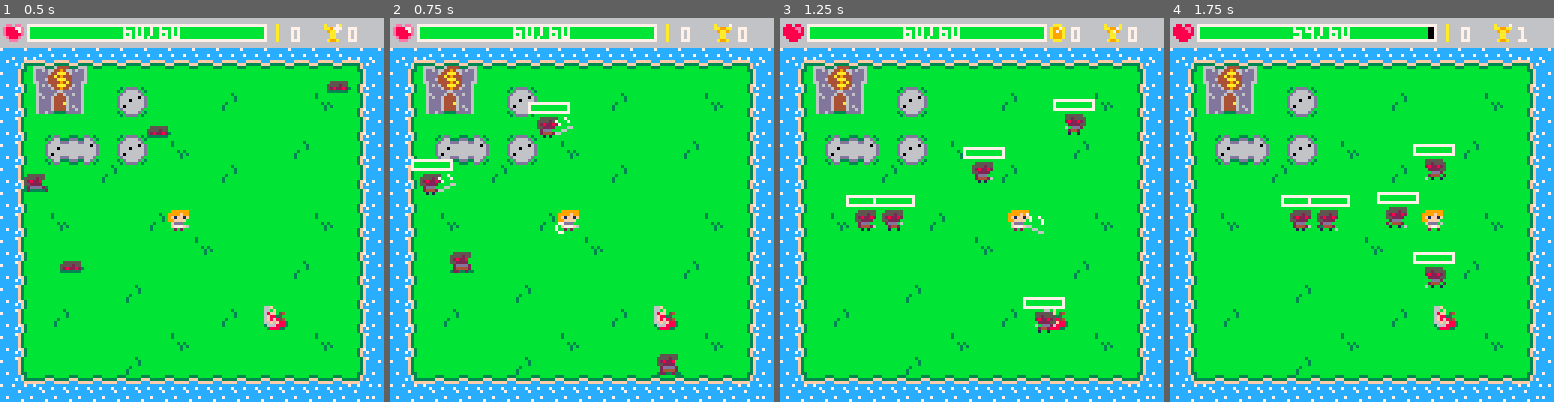
Above: before the commit, frames 1-4 (left to right).
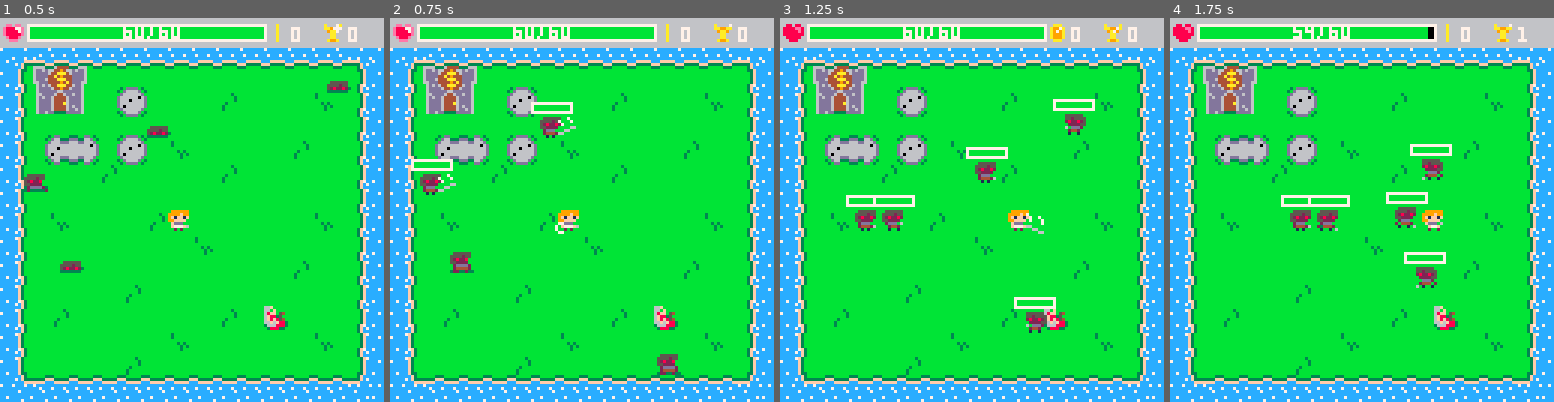
Above: after the commit, the same moments.

Repository: PancakedRivet/last-minute-hero
Game: PICO-8 cartridge last-minute-hero.p8
The game is run twice, just before and just after one commit, with the same random seed, the same clock (stepped at 60 frames per second) and the same inputs.
Inputs:
- Up to frame 1 (0.5 s): tap X (X key) at 0.33 s
- Up to frame 2 (0.75 s): tap O (Z key) at 0.7 s
- Up to frame 3 (1.25 s): tap X (X key) at 1.07 s
- Up to frame 4 (1.75 s): hold Right from 1.6 s (still down); tap O (Z key) at 1.7 s

Frame 1 is identical in both runs. In frame 2, 0.3% of the frame differs, in the area x 35-49%, y 21-32%; in frame 3, 0.6%; in frame 4, 1.1%, in the area x 53-75%, y 32-71%.

Commit message:
adjusting attack range

Diff:
--- a/main.lua
+++ b/main.lua
@@ -41,6 +41,7 @@
 
     mapx = 0
     mapy = 0
+
     --lookup table for the reduced map tileset
     rsl=spt("0,0,0|0,0,0|0,1,0|1,0,0|0,0,1|3,1,0|4,0,0|2,0,0|0,1,1|4,1,0|3,0,0|2,1,0|1,0,1|2,0,1|2,1,1|5,0,0")
 end
--- a/scripts/enemy.lua
+++ b/scripts/enemy.lua
@@ -37,7 +37,8 @@
         local dy = abs(player.y - enemy.y)
         local x_dir = sgn(player.x - enemy.x)
         local y_dir = sgn(player.y - enemy.y)
-        if dx > enemy.attack_range_x then
+        local attack_range_offset = -1 -- enemies try to move into their attack range rather than at the limit
+        if dx > enemy.attack_range_x + attack_range_offset then
             enemy.x += enemy.speed * x_dir
             if x_dir > 0 then
                 enemy.sp_flipx = false
@@ -45,6 +46,7 @@
                 enemy.sp_flipx = true
             end
         end
+        -- note: not adding attack offset to y because vertical alignment is less important
         if dy > enemy.attack_range_y then
             enemy.y += enemy.speed * y_dir
         end
@@ -93,7 +95,7 @@
         max_health = 10 * health_multiplier,
         speed = 1,
         attack = 2,
-        attack_range_x = 8,
+        attack_range_x = 6,
         attack_range_y = 0,
         attack_tick_current = 1,
         attack_tick_active_start = 2,
